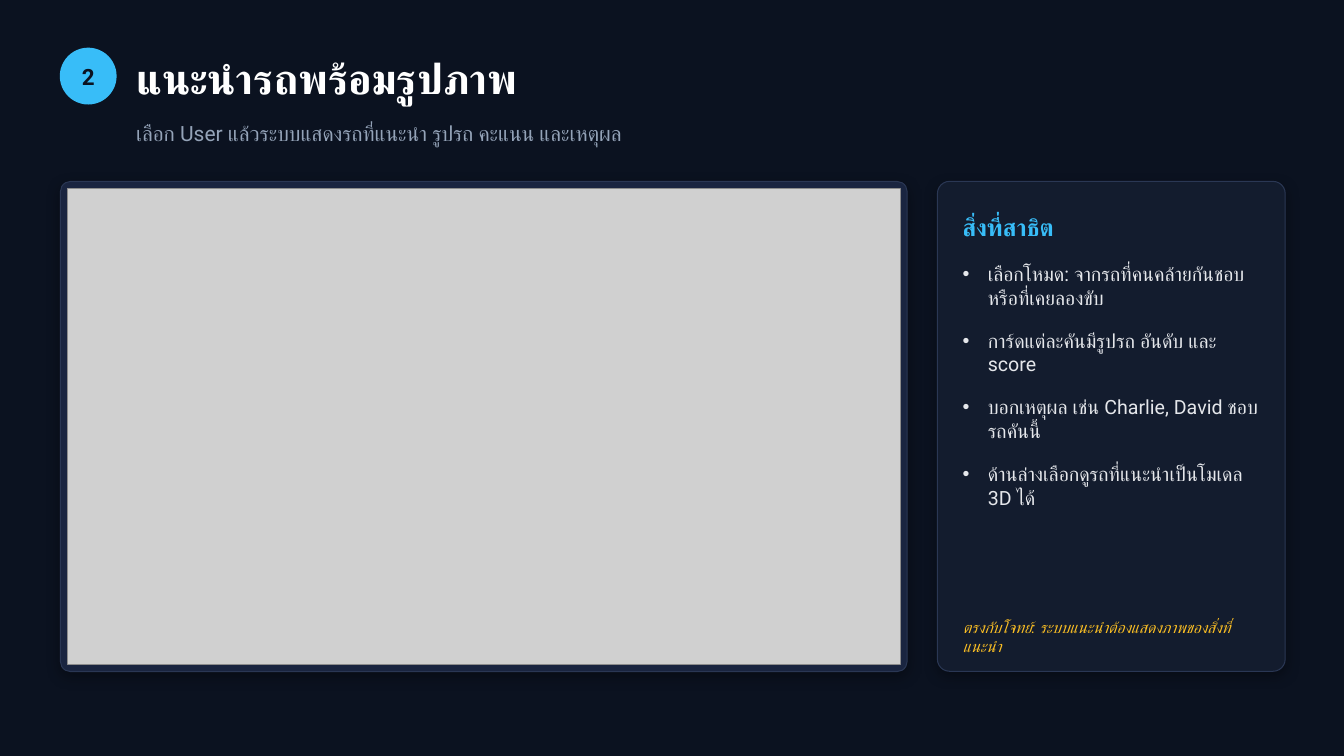
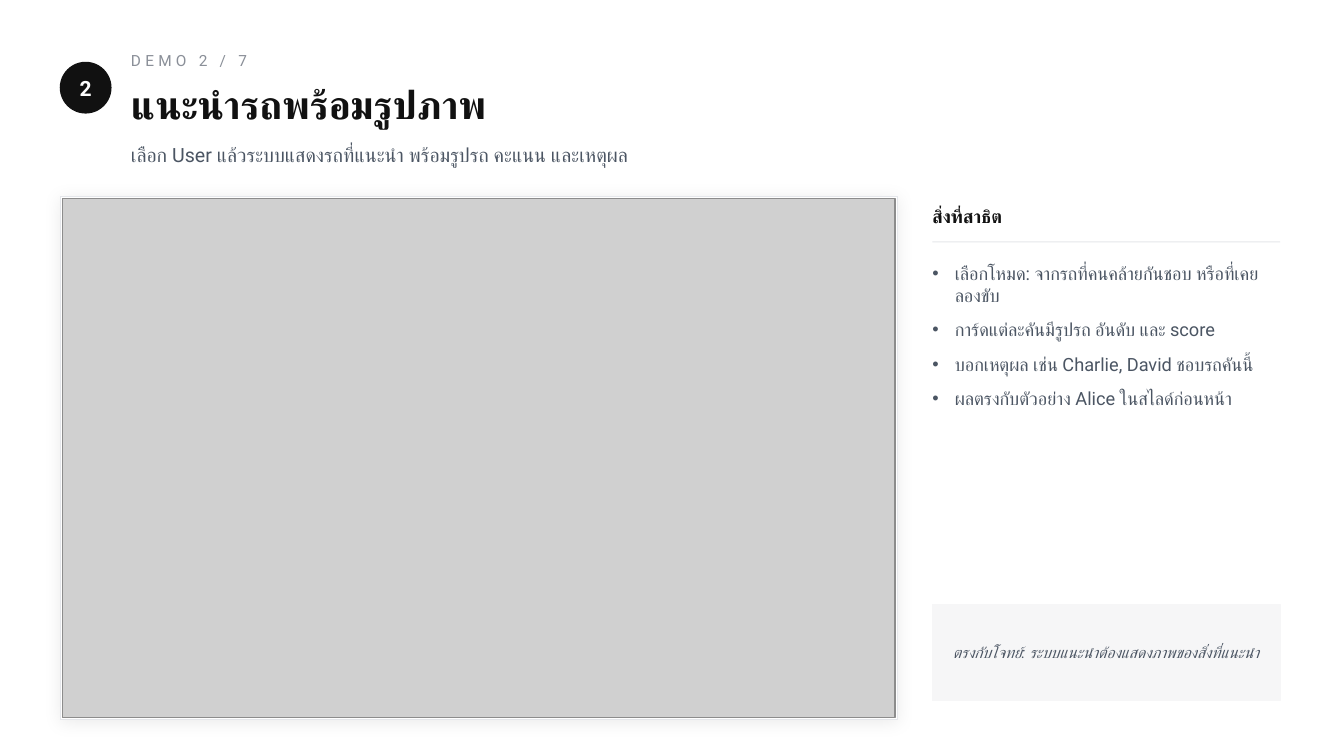
Before and after one commit to pxrawit/carRecommender, a slide deck: slide 10 of Car_Recommended_Presentation.pptx. Drawn at 1344x756 pixels with LibreOffice and Linux fonts; fonts in the diff are those of the drawing; grey boxes stand for pictures. Boxes give left, top, right and bottom in pixels: in the first picture for what was removed or moved away, otherwise in the second. Text is boxed around its words. In the diff, an @@ line names an element or a change of style, - is before the commit and + after.

```diff
--- a/Car_Recommended_Presentation.pptx
+++ b/Car_Recommended_Presentation.pptx
@@ background #0B1220 to #FFFFFF @@
@@ text added at (131, 55, 247, 66), 11 pt, text #8A8F98 @@
+DEMO 2 / 7
@@ text "2": place and size @@
-text "2" at (82, 69, 95, 85)
+text "2" at (80, 81, 92, 96)
@@ text "2" at (80, 81, 92, 96): size 16 to 15 pt, text colour #0B1220 to #FFFFFF @@
@@ ellipse: place and size @@
-ellipse at (60, 48, 116, 104)
+ellipse at (60, 63, 111, 113)
@@ ellipse at (60, 63, 111, 113): fill #38BDF8 to #111111; outline #38BDF8 1 pt to #111111 1 pt @@
@@ text "แนะนำรถพร้อมรูปภาพ": place and size @@
-text "แนะนำรถพร้อมรูปภาพ" at (136, 62, 517, 106)
+text "แนะนำรถพร้อมรูปภาพ" at (131, 89, 486, 130)
@@ text "แนะนำรถพร้อมรูปภาพ" at (131, 89, 486, 130): size 30 to 28 pt, text colour #FFFFFF to #111111 @@
@@ text at (131, 146, 628, 168): text changed; size 15 to 14 pt; text colour #94A3B8 to #4B5563 @@
-เลือก User แล้วระบบแสดงรถที่แนะนำ รูปรถ คะแนน และเหตุผล
+เลือก User แล้วระบบแสดงรถที่แนะนำ พร้อมรูปรถ คะแนน และเหตุผล
@@ rounded rectangle removed at (60, 181, 907, 671) @@
@@ rectangle added at (60, 197, 897, 720), fill #FFFFFF, outline #E5E7EB 0.75 pt @@
@@ picture: place and size @@
-picture at (68, 189, 900, 664)
+picture at (63, 199, 895, 718)
@@ text "สิ่งที่สาธิต": place and size @@
-text "สิ่งที่สาธิต" at (963, 217, 1054, 237)
+text "สิ่งที่สาธิต" at (932, 210, 1002, 224)
@@ text "สิ่งที่สาธิต" at (932, 210, 1002, 224): size 17 to 13 pt, text colour #38BDF8 to #111111 @@
@@ rounded rectangle removed at (938, 181, 1286, 671) @@
@@ text "เลือกโหมด: จากรถที่คนคล้ายกันชอบ หรือที่เคยลองขับ": place and size @@
-text "เลือกโหมด: จากรถที่คนคล้ายกันชอบ หรือที่เคยลองขับ" at (988, 266, 1244, 505)
+text "เลือกโหมด: จากรถที่คนคล้ายกันชอบ หรือที่เคยลองขับ" at (955, 266, 1258, 405)
@@ line added from (933, 242) to (1280, 242), #E5E7EB 0.75 pt @@
@@ text at (955, 266, 1258, 377): size 14 to 13 pt, text colour #E5E7EB to #4B5563 in "เลือกโหมด: จากรถที่คนคล้ายกันชอบ หรือที่เคยลองขับ", "การ์ดแต่ละคันมีรูปรถ อันดับ และ score", "บอกเหตุผล เช่น Charlie, David ชอบรถคันนี้"; indent changed; less space between paragraphs @@
@@ text at (955, 391, 1232, 405): text changed; size 14 to 13 pt; text colour #E5E7EB to #4B5563 @@
-• ด้านล่างเลือกดูรถที่แนะนำเป็นโมเดล 3D ได้
+• ผลตรงกับตัวอย่าง Alice ในสไลด์ก่อนหน้า
@@ rectangle added at (933, 605, 1280, 701), fill #F6F6F7, outline #F6F6F7 1 pt @@
@@ text "ตรงกับโจทย์: ระบบแนะนำต้องแสดงภาพของสิ่งที่แนะนำ": place and size @@
-text "ตรงกับโจทย์: ระบบแนะนำต้องแสดงภาพของสิ่งที่แนะนำ" at (963, 621, 1230, 652)
+text "ตรงกับโจทย์: ระบบแนะนำต้องแสดงภาพของสิ่งที่แนะนำ" at (953, 646, 1259, 658)
@@ text "ตรงกับโจทย์: ระบบแนะนำต้องแสดงภาพของสิ่งที่แนะนำ" at (953, 646, 1259, 658): text colour #FBBF24 to #4B5563; vertical alignment bottom to middle @@
```
Also in this commit, not shown: 13 other slides changed, 3 slides added, 2 slides removed.
